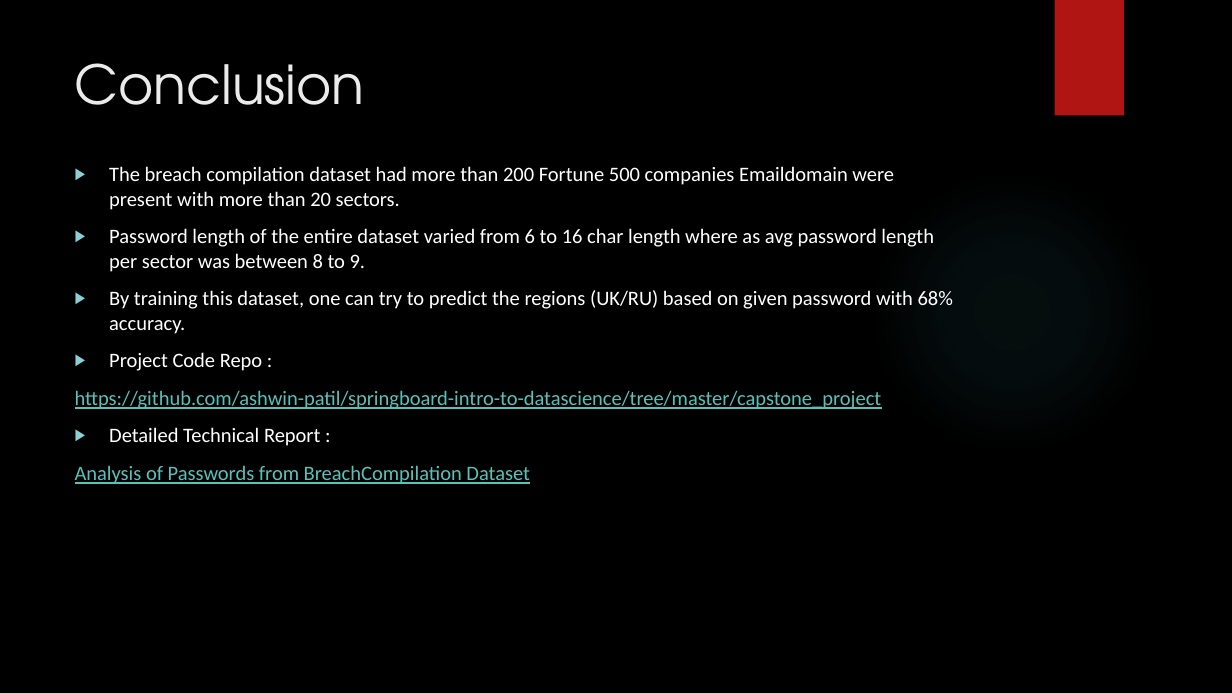
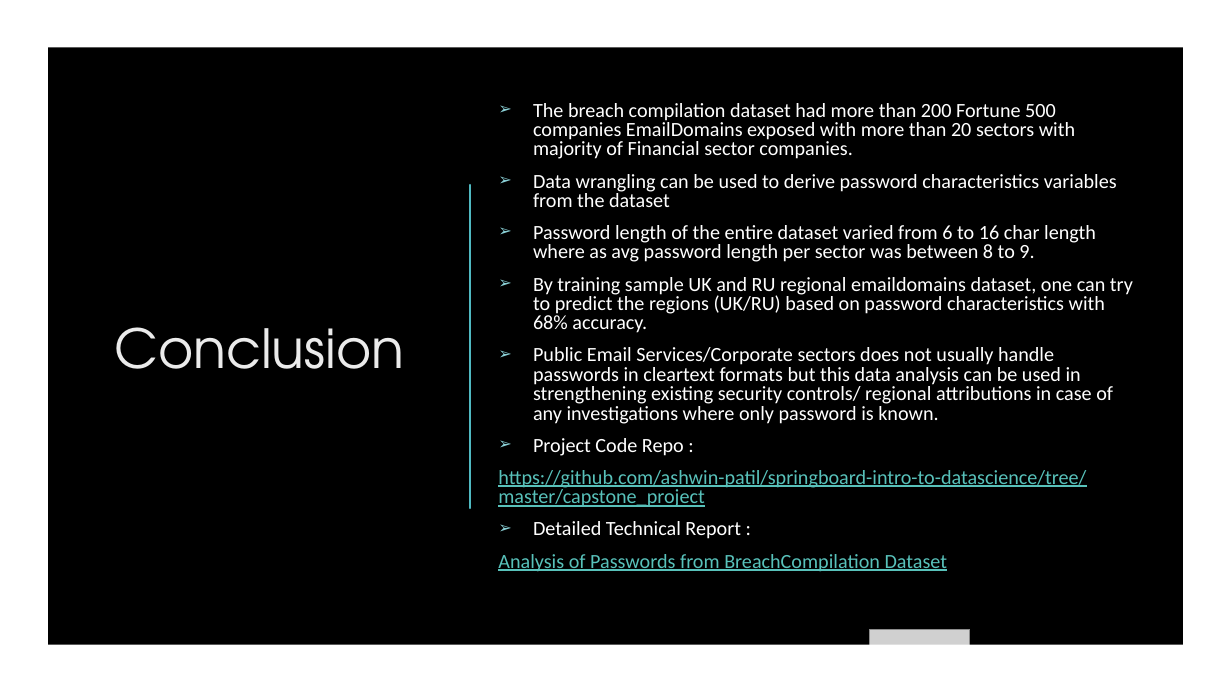
Before and after one commit to ashwin-patil/springboard-intro-to-datascience, a slide deck: slide 10 of capstone_project/Analysis of Passwords exposed in multiple Data Breaches.pptx (slide 8 before the commit). Drawn at 1232x693 pixels with LibreOffice and Linux fonts; fonts in the diff are those of the drawing; grey boxes stand for pictures; background and template pictures are left out. Boxes give left, top, right and bottom in pixels: in the first picture for what was removed or moved away, otherwise in the second. Text is boxed around its words. In the diff, an @@ line names an element or a change of style, - is before the commit and + after.

Commit message:
updates based on mentor feedback

```diff
--- a/capstone_project/Analysis of Passwords exposed in multiple Data Breaches.pptx
+++ b/capstone_project/Analysis of Passwords exposed in multiple Data Breaches.pptx
@@ rectangle added at (0, 0, 1232, 693), fill #000000 @@
@@ freeform shape added at (0, 0, 1232, 693), fill #FFFFFF @@
@@ title "Conclusion": place and size @@
-title "Conclusion" at (75, 63, 365, 105)
+title "Conclusion" at (114, 327, 404, 369)
@@ title "Conclusion" at (114, 327, 404, 369): alignment left to centre; vertical alignment top to middle @@
@@ text "The breach compilation dataset had ...": place and size @@
-text "The breach compilation dataset had ..." at (75, 166, 953, 484)
+text "The breach compilation dataset had ..." at (498, 103, 1133, 572)
@@ text "The breach compilation dataset had ..." at (498, 103, 1133, 572): vertical alignment top to middle @@
@@ text at (533, 103, 1117, 207): text changed; size 16 to 15.7 pt @@
-▶ The breach compilation dataset had more than 200 Fortune 500 companies Emaildomain were present with more than 20 sectors.
+➢ The breach compilation dataset had more than 200 Fortune 500 companies EmailDomains exposed with more than 20 sectors with majority of Financial sector companies.
+➢ Data wrangling can be used to derive password characteristics variables from the dataset
@@ ellipse removed at (870, 169, 1154, 454) @@
@@ line added from (470, 185) to (470, 508), #50B9C1 1.5 pt @@
@@ text at (498, 225, 1096, 572): size 16 to 15.7 pt in "Password length of the entire dataset varied ...", "Project Code Repo :", "https://github.com/ashwin-patil/springboard-intro-to-datasci ...", "Detailed Technical Report :" and 1 more places; bullet ▶ to ➢; line spacing 1 to 0.8 @@
@@ text at (533, 277, 1133, 424): text changed; size 16 to 15.7 pt @@
-▶ By training this dataset, one can try to predict the regions (UK/RU) based on given password with 68% accuracy.
+➢ By training sample UK and RU regional emaildomains dataset, one can try to predict the regions (UK/RU) based on password characteristics with 68% accuracy.
+➢ Public Email Services/Corporate sectors does not usually handle passwords in cleartext formats but this data analysis can be used in strengthening existing security controls/ regional attributions in case of any investigations where only password is known.
@@ picture added at (870, 629, 970, 693) @@
```
Also in this commit, not shown: 7 other slides changed, 2 slides added, 1 other file.
